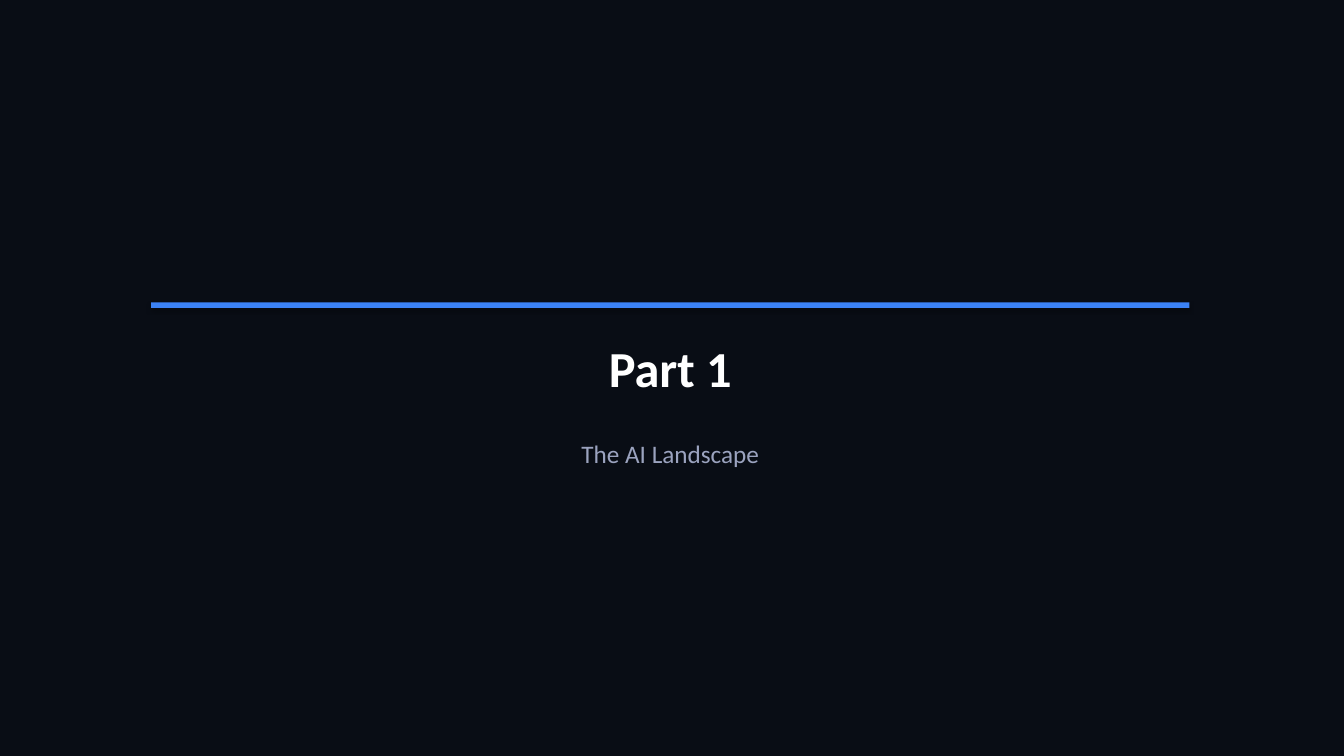
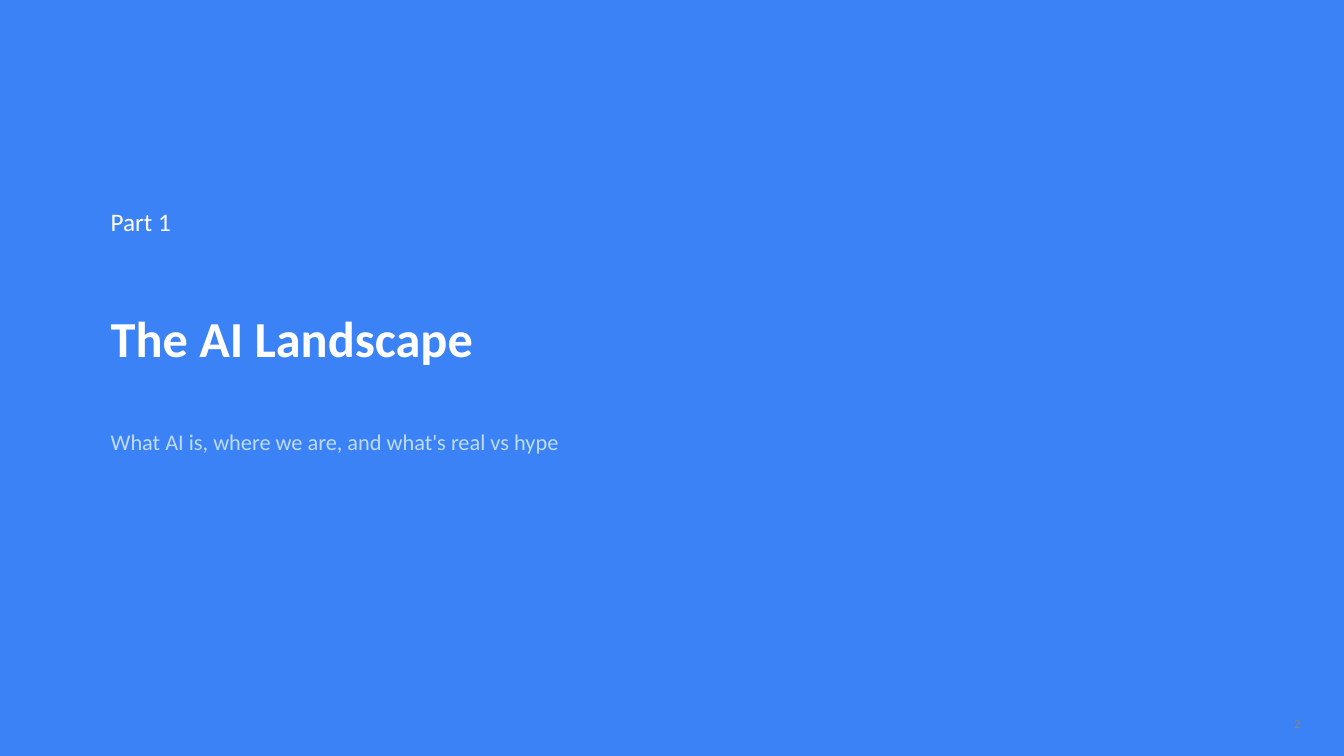
Before and after one commit to shubhamag91/ai-playbook, a slide deck: slide 2 of presentation/ai-playbook-intro.pptx. Drawn at 1344x756 pixels with LibreOffice and Linux fonts; fonts in the diff are those of the drawing. Boxes give left, top, right and bottom in pixels: in the first picture for what was removed or moved away, otherwise in the second. Text is boxed around its words. In the diff, an @@ line names an element or a change of style, - is before the commit and + after.

```diff
--- a/presentation/ai-playbook-intro.pptx
+++ b/presentation/ai-playbook-intro.pptx
@@ background #090D15 to #3B82F6 @@
@@ text "Part 1": place and size @@
-text "Part 1" at [609, 354, 732, 388]
+text "Part 1" at [111, 214, 171, 231]
@@ text "Part 1" at [111, 214, 171, 231]: size 36 to 18 pt, bold off; alignment centre to left @@
@@ text "The AI Landscape": place and size @@
-text "The AI Landscape" at [581, 445, 759, 467]
+text "The AI Landscape" at [111, 321, 473, 365]
@@ text "The AI Landscape" at [111, 321, 473, 365]: size 18 to 36 pt, text colour #9BA3BF to #FFFFFF, bold on; alignment centre to left @@
@@ rectangle removed at [151, 302, 1190, 309] @@
@@ text added at [111, 434, 558, 454], 16 pt, text #BFDBFE @@
+What AI is, where we are, and what's real vs hype
@@ text added at [1294, 720, 1300, 728], 9 pt, text #888880 @@
+2
```
Also in this commit, not shown: 8 other slides changed, 14 slides added, 31 slides removed, 1 other file.
